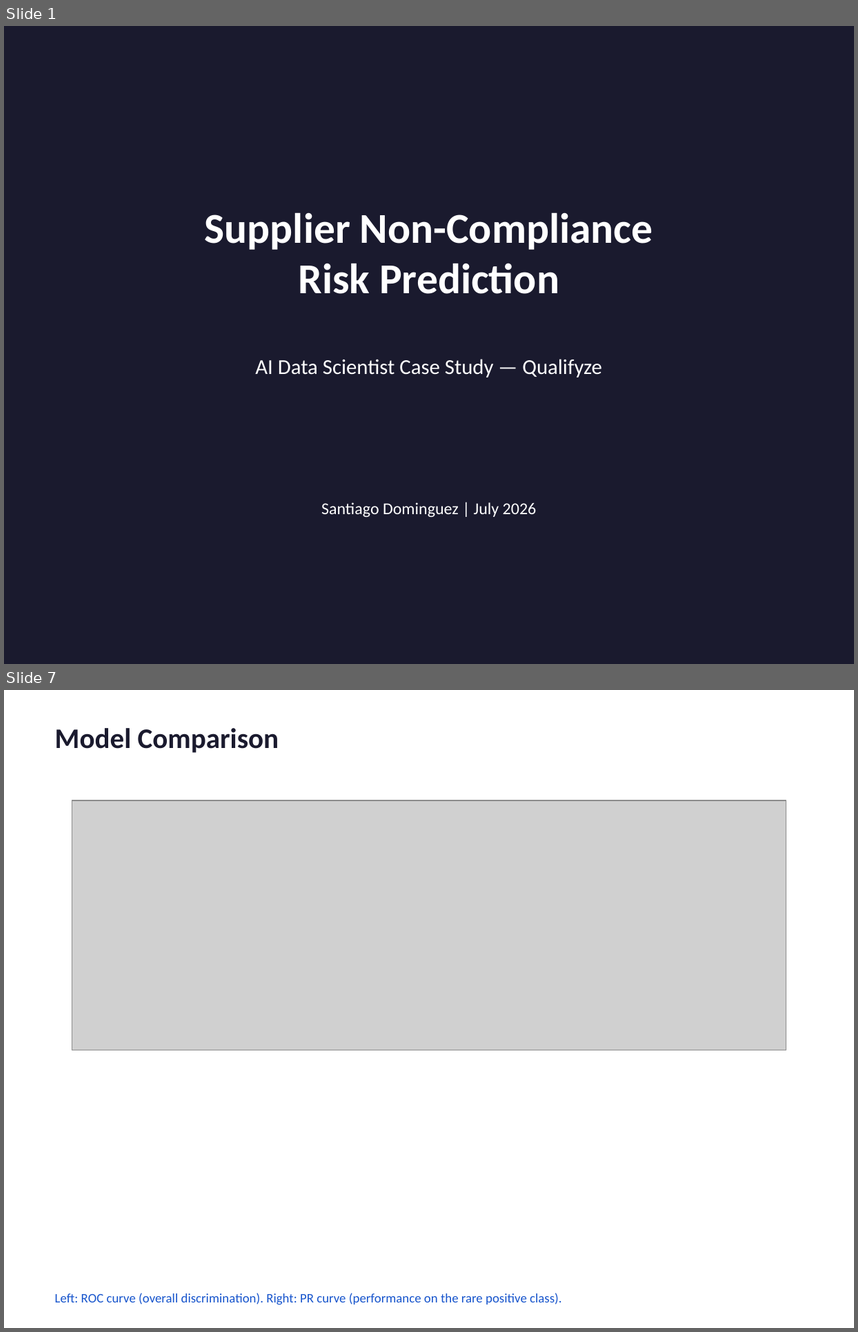
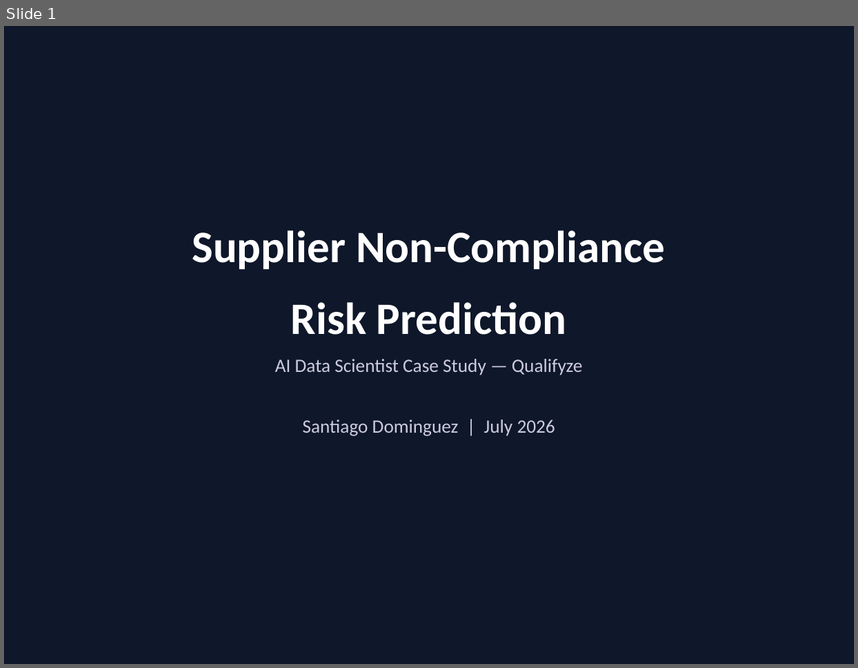
Before and after one commit to santiago-dc/qualifyze-case-study, a slide deck: reports/presentation.pptx. Shown one above the other, each under a label of ours: slides 1 and 7 before the commit, slide 1 after it; the slides between them are not shown. The pictures are 858x1332 and 858x668 pixels, drawn with LibreOffice and Linux fonts; fonts in the diff are those of the drawing; grey boxes stand for pictures. Boxes give left, top, right and bottom in pixels: in the first picture for what was removed or moved away, otherwise in the second. Text is boxed around its words. In the diff, an @@ line names an element or a change of style, - is before the commit and + after.

Commit message:
Update docs and improve presentation design (#3)

```diff
--- a/reports/presentation.pptx
+++ b/reports/presentation.pptx
@@ slide 7 removed at [4,690,854,1328], background #FFFFFF @@
@@ text removed at [55,728,279,753] @@
-Model Comparison
@@ picture removed at [72,800,786,1049] @@
@@ text removed at [55,1292,562,1305] @@
-Left: ROC curve (overall discrimination). Right: PR curve (performance on the rare positive class).
@@ slide 1 changed as well @@
@@ background #1A1A2E to #0F172A @@
@@ text at [192,230,665,334]: text changed; size 36 to 38 pt @@
-Supplier Non-Compliance
-Risk Prediction
+Supplier Non-Compliance
+Risk Prediction
@@ text at [275,359,583,375]: size 18 to 16 pt, text colour #FFFFFF to #CCCCDD in "AI Data Scientist Case Study — Qualifyze"; more space between paragraphs @@
@@ text at [303,419,555,436]: paragraph added @@
+Santiago Dominguez | July 2026
@@ text removed at [321,502,537,517] @@
-Santiago Dominguez | July 2026
```
Also in this commit, not shown: 4 other slides changed, 13 slides added, 9 other slides removed, 3 other files.
